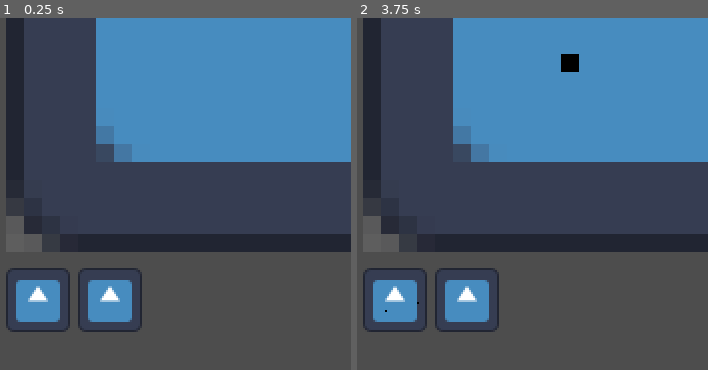
Above: before the commit, frames 1-2 (left to right).
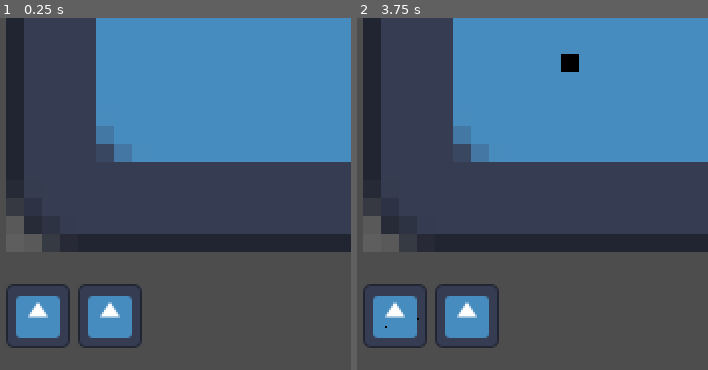
Above: after the commit, the same moments.

Repository: kennethbchen/Fireworkshop-Game
Game: Godot game, scene res://main.tscn
Two runs of this game, one before a commit and one after it. Both use one fixed random seed, a clock stepped at 60 frames per second and the inputs below. The engine's default icon, where the game draws it, is replaced by a stand-in: a white triangle on a blue panel in a dark square.
Inputs (mouse positions are % of the whole screen's width and height, from its top left):
- Up to frame 1 (0.25 s): no input
- Up to frame 2 (3.75 s): click "Pencil" at 0.5 s; click "Pencil" at 1.25 s; click "Pencil" at 2 s; tap Enter at 2.75 s; move the mouse to (72, 45) at 2.77 s; click (72, 45) at 2.92 s; tap Space at 3.5 s; move the mouse to (29, 55) at 3.52 s; click (29, 55) at 3.67 s
The pictures show only the part of the screen within x 0-50%, y 50-100%; the shares and areas given below are measured in that part.

The runs differ from the first frame. In frame 1, 3.6% of the frame differs, in the area x 1-41%, y 71-94%; in frame 2, 3.6%.

Commit message:
Moved flipbook navigator to control

Diff:
--- a/main.tscn
+++ b/main.tscn
@@ -10,20 +10,6 @@
 [ext_resource type="Script" path="res://scripts/swatch_picker.gd" id="6_f3tm5"]
 [ext_resource type="Texture2D" uid="uid://ct8wdx0sna33v" path="res://icon.svg" id="8_75yju"]
 [ext_resource type="Script" path="res://scripts/flipbook_navigator.gd" id="9_2c0ij"]
-
-[sub_resource type="SpriteFrames" id="SpriteFrames_b3neo"]
-animations = [{
-"frames": [{
-"duration": 1.0,
-"texture": ExtResource("8_75yju")
-}, {
-"duration": 1.0,
-"texture": ExtResource("8_75yju")
-}],
-"loop": true,
-"name": &"default",
-"speed": 5.0
-}]
 
 [sub_resource type="StyleBoxFlat" id="StyleBoxFlat_tom0t"]
 bg_color = Color(1, 1, 1, 0)
@@ -44,38 +30,21 @@
 
 [sub_resource type="StyleBoxEmpty" id="StyleBoxEmpty_k72q8"]
 
+[sub_resource type="SpriteFrames" id="SpriteFrames_b3neo"]
+animations = [{
+"frames": [{
+"duration": 1.0,
+"texture": ExtResource("8_75yju")
+}, {
+"duration": 1.0,
+"texture": ExtResource("8_75yju")
+}],
+"loop": true,
+"name": &"default",
+"speed": 5.0
+}]
+
 [node name="Main" type="Node2D"]
-
-[node name="PlayerData" type="Node" parent="."]
-unique_name_in_owner = true
-script = ExtResource("1_2o573")
-flipbooks = Array[SpriteFrames]([SubResource("SpriteFrames_b3neo")])
-
-[node name="TempSprite" type="Sprite2D" parent="PlayerData"]
-position = Vector2(320, 336)
-
-[node name="GlobalToolSettings" type="Node" parent="." node_paths=PackedStringArray("swatch_picker")]
-unique_name_in_owner = true
-script = ExtResource("1_om5vq")
-swatch_picker = NodePath("../CanvasLayer/SwatchPicker")
-
-[node name="DebugCommands" type="Node" parent="."]
-script = ExtResource("1_255dg")
-
-[node name="PlayerControls" type="Node" parent="." node_paths=PackedStringArray("drawing_area", "current_tool")]
-script = ExtResource("2_3u3oc")
-drawing_area = NodePath("../CanvasLayer/DrawingArea")
-tools = {
-"eraser": NodePath("EraserTool"),
-"pencil": NodePath("PencilTool")
-}
-current_tool = NodePath("PencilTool")
-
-[node name="PencilTool" type="Node" parent="PlayerControls"]
-script = ExtResource("3_ovh5a")
-
-[node name="EraserTool" type="Node" parent="PlayerControls"]
-script = ExtResource("4_x4p8e")
 
 [node name="CanvasLayer" type="CanvasLayer" parent="."]
 
@@ -165,26 +134,64 @@
 mouse_filter = 2
 theme_override_styles/panel = SubResource("StyleBoxFlat_h6s55")
 
-[node name="ScrollContainer" type="ScrollContainer" parent="CanvasLayer"]
+[node name="FlipbookNavigator" type="Control" parent="CanvasLayer"]
+layout_mode = 3
+anchors_preset = 0
 offset_left = 8.0
-offset_top = 304.0
-offset_right = 224.0
+offset_top = 312.0
+offset_right = 48.0
 offset_bottom = 352.0
+script = ExtResource("9_2c0ij")
+
+[node name="ScrollContainer" type="ScrollContainer" parent="CanvasLayer/FlipbookNavigator"]
+layout_mode = 0
+offset_right = 216.0
+offset_bottom = 48.0
 follow_focus = true
 vertical_scroll_mode = 0
 
-[node name="VBoxContainer" type="VBoxContainer" parent="CanvasLayer/ScrollContainer"]
+[node name="VBoxContainer" type="VBoxContainer" parent="CanvasLayer/FlipbookNavigator/ScrollContainer"]
 layout_mode = 2
 
-[node name="HBoxContainer" type="HBoxContainer" parent="CanvasLayer/ScrollContainer/VBoxContainer"]
+[node name="HBoxContainer" type="HBoxContainer" parent="CanvasLayer/FlipbookNavigator/ScrollContainer/VBoxContainer"]
 layout_mode = 2
-script = ExtResource("9_2c0ij")
 
-[node name="HSeparator" type="HSeparator" parent="CanvasLayer/ScrollContainer/VBoxContainer"]
+[node name="HSeparator" type="HSeparator" parent="CanvasLayer/FlipbookNavigator/ScrollContainer/VBoxContainer"]
 layout_mode = 2
 theme_override_styles/separator = SubResource("StyleBoxEmpty_k72q8")
 
-[connection signal="current_flipbook_changed" from="PlayerData" to="CanvasLayer/ScrollContainer/VBoxContainer/HBoxContainer" method="_on_current_flipbook_changed"]
-[connection signal="current_frame_changed" from="PlayerData" to="CanvasLayer/DrawingArea" method="_on_current_frame_changed"]
+[node name="PlayerData" type="Node" parent="."]
+unique_name_in_owner = true
+script = ExtResource("1_2o573")
+flipbooks = Array[SpriteFrames]([SubResource("SpriteFrames_b3neo")])
+
+[node name="TempSprite" type="Sprite2D" parent="PlayerData"]
+position = Vector2(320, 336)
+
+[node name="GlobalToolSettings" type="Node" parent="." node_paths=PackedStringArray("swatch_picker")]
+unique_name_in_owner = true
+script = ExtResource("1_om5vq")
+swatch_picker = NodePath("../CanvasLayer/SwatchPicker")
+
+[node name="DebugCommands" type="Node" parent="."]
+script = ExtResource("1_255dg")
+
+[node name="PlayerControls" type="Node" parent="." node_paths=PackedStringArray("drawing_area", "current_tool")]
+script = ExtResource("2_3u3oc")
+drawing_area = NodePath("../CanvasLayer/DrawingArea")
+tools = {
+"eraser": NodePath("EraserTool"),
+"pencil": NodePath("PencilTool")
+}
+current_tool = NodePath("PencilTool")
+
+[node name="PencilTool" type="Node" parent="PlayerControls"]
+script = ExtResource("3_ovh5a")
+
+[node name="EraserTool" type="Node" parent="PlayerControls"]
+script = ExtResource("4_x4p8e")
+
 [connection signal="pressed" from="CanvasLayer/Tools/PencilButton" to="PlayerControls" method="change_tool_from_name" binds= ["pencil"]]
 [connection signal="pressed" from="CanvasLayer/Tools/EraserButton" to="PlayerControls" method="change_tool_from_name" binds= ["eraser"]]
+[connection signal="current_flipbook_changed" from="PlayerData" to="CanvasLayer/FlipbookNavigator" method="_on_current_flipbook_changed"]
+[connection signal="current_frame_changed" from="PlayerData" to="CanvasLayer/DrawingArea" method="_on_current_frame_changed"]
--- a/scripts/flipbook_navigator.gd
+++ b/scripts/flipbook_navigator.gd
@@ -1,8 +1,10 @@
-extends HBoxContainer
+extends Control
 
+@onready var frame_parent = $ScrollContainer/VBoxContainer/HBoxContainer
 
 # Called when the node enters the scene tree for the first time.
 func _ready():
+	print(frame_parent)
 	pass # Replace with function body.
 
 
@@ -11,28 +13,27 @@
 	pass
 
 func _on_current_flipbook_changed(new_flipbook: SpriteFrames):
-
 	# Make sure that number of texture_rect children match the new flipbook's frame count
-	if get_child_count() > new_flipbook.get_frame_count("default"):
+	if frame_parent.get_child_count() > new_flipbook.get_frame_count("default"):
 		# Remove excess children
-		for i in range(get_child_count() - new_flipbook.get_frame_count("default")):
-			var child = get_children().pop_back()
+		for i in range(frame_parent.get_child_count() - new_flipbook.get_frame_count("default")):
+			var child = frame_parent.get_children().pop_back()
 			child.queue_free()
 
-	if get_child_count() < new_flipbook.get_frame_count("default"):
+	if frame_parent.get_child_count() < new_flipbook.get_frame_count("default"):
 		# Add more children
 
-		var init_children_count: int = get_child_count()
-		for i in range(new_flipbook.get_frame_count("default") - get_child_count()):
+		var init_children_count: int = frame_parent.get_child_count()
+		for i in range(new_flipbook.get_frame_count("default") - frame_parent.get_child_count()):
 			var child: TextureRect = TextureRect.new()
-			add_child(child)
+			frame_parent.add_child(child)
 
 			child.gui_input.connect(func(event): _on_frame_gui_input(event, init_children_count + i))
 
 
 	# Display new frames
 	for i in range(new_flipbook.get_frame_count("default")):
-		get_children()[i].texture = new_flipbook.get_frame_texture("default", i)
+		frame_parent.get_children()[i].texture = new_flipbook.get_frame_texture("default", i)
 
 func _on_frame_gui_input(event: InputEvent, idx: int):
 
